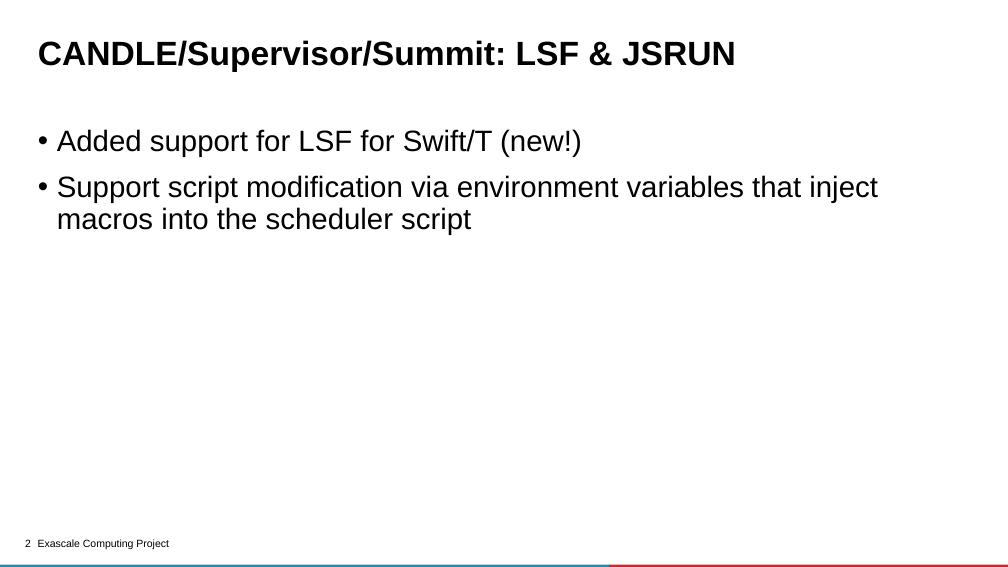
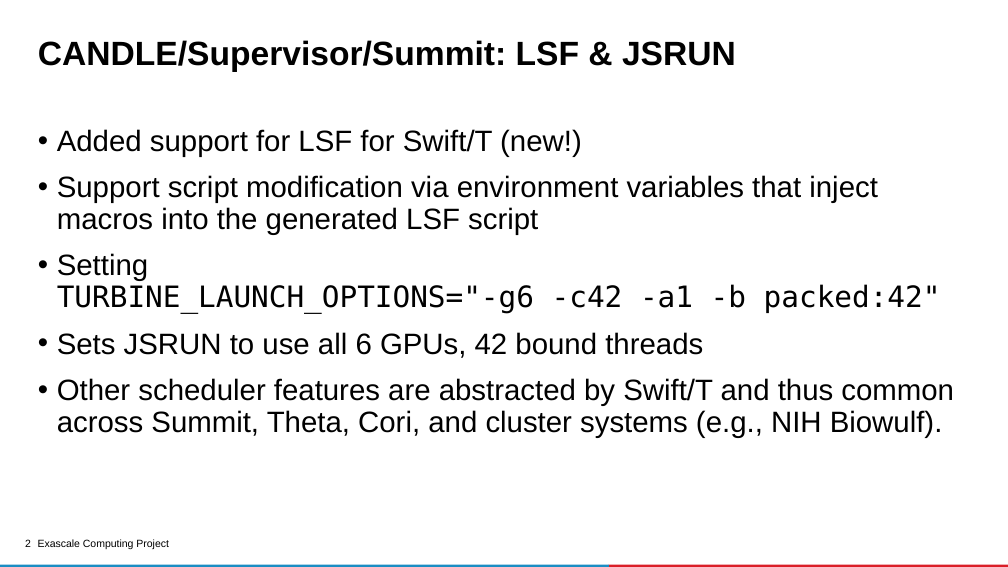
Before and after one commit to ECP-CANDLE/Tutorials, a slide deck: slide 2 of 2020/ECP/slides/08-summit-2.pptx. Drawn at 1008x567 pixels with LibreOffice and Linux fonts; fonts in the diff are those of the drawing; background and template pictures are left out. Boxes give left, top, right and bottom in pixels: in the first picture for what was removed or moved away, otherwise in the second. Text is boxed around its words. In the diff, an @@ line names an element or a change of style, - is before the commit and + after.

```diff
--- a/2020/ECP/slides/08-summit-2.pptx
+++ b/2020/ECP/slides/08-summit-2.pptx
@@ text at bbox=[57, 175, 954, 438]: text changed @@
-• Support script modification via environment variables that inject macros into the scheduler script
+• Support script modification via environment variables that inject macros into the generated LSF script
+• Setting
+  TURBINE_LAUNCH_OPTIONS="-g6 -c42 -a1 -b packed:42"
+• Sets JSRUN to use all 6 GPUs, 42 bound threads
+• Other scheduler features are abstracted by Swift/T and thus common across Summit, Theta, Cori, and cluster systems (e.g., NIH Biowulf).
```
Also in this commit, not shown: 1 other slide changed.
